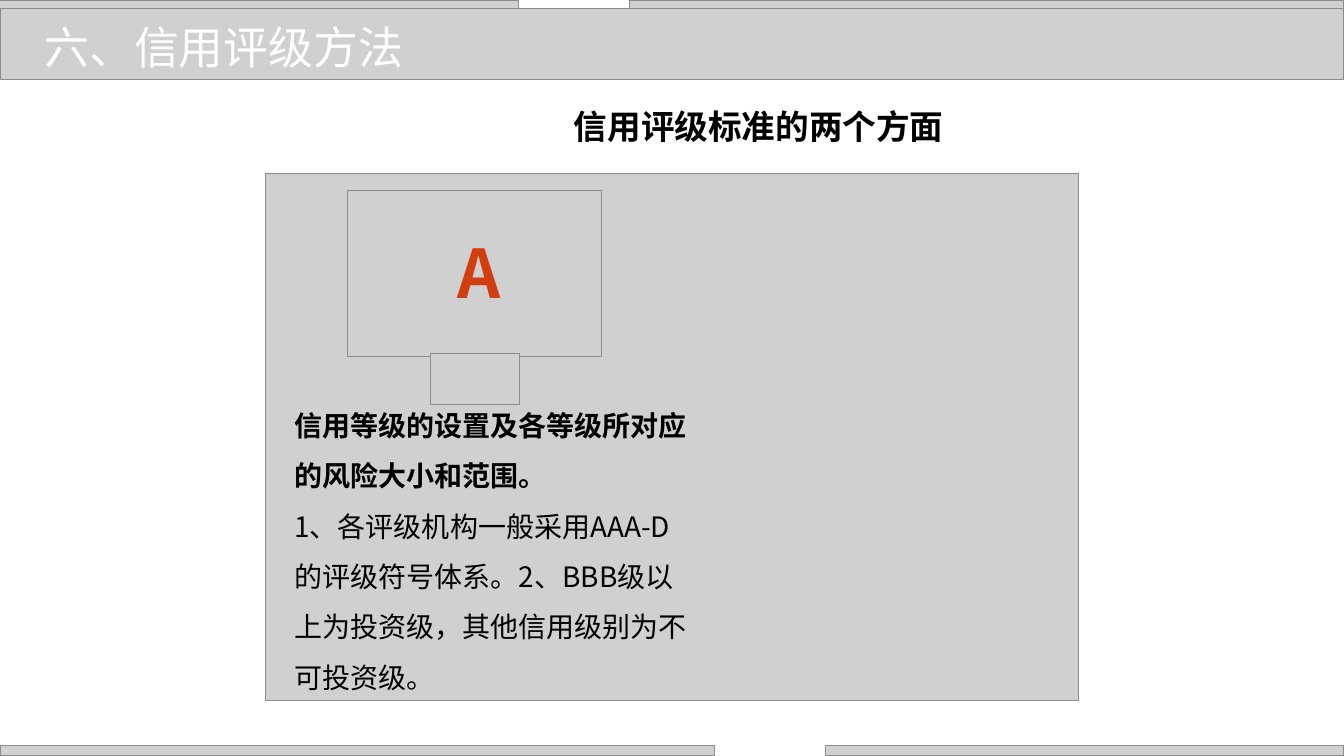
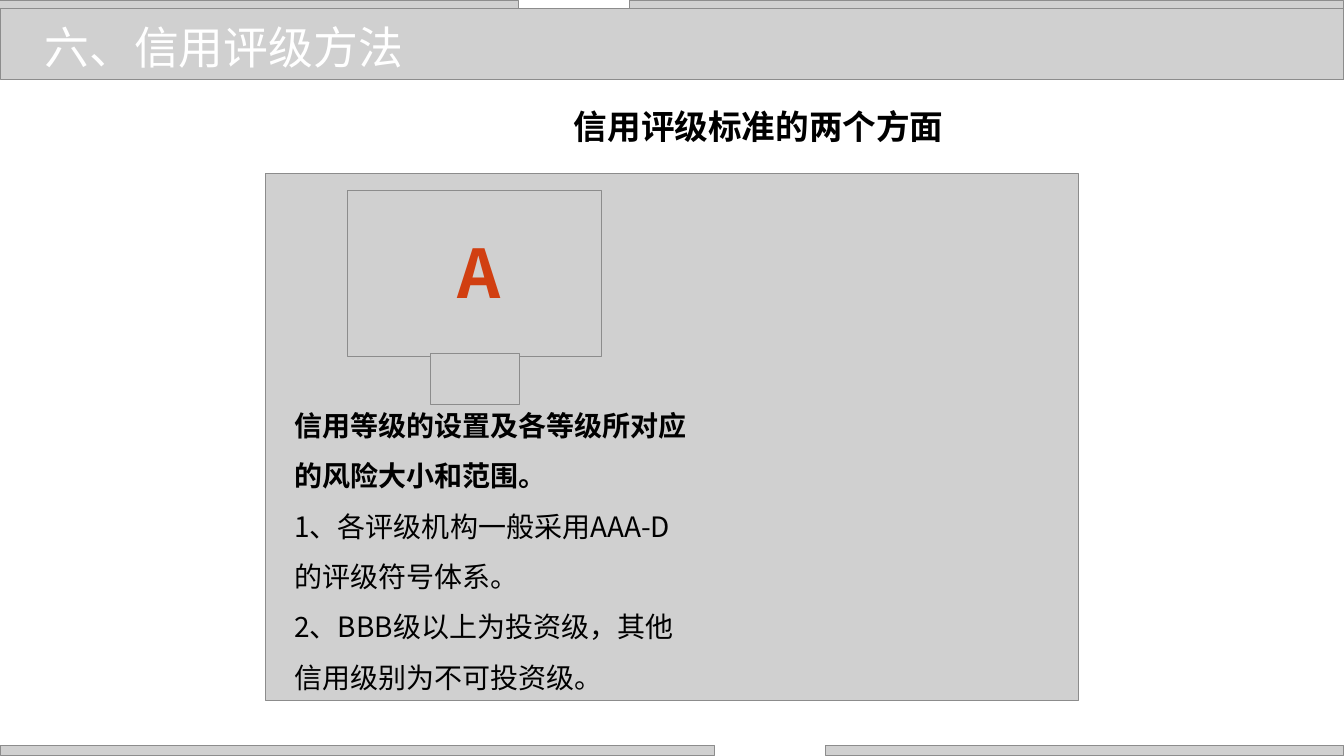
Before and after one commit to zhangjianzhang/internet_credit, a slide deck: slide 28 of files/slides/lecture_4.pptx. Drawn at 1344x756 pixels with LibreOffice and Linux fonts; fonts in the diff are those of the drawing; grey boxes stand for pictures; background and template pictures are left out. Boxes give left, top, right and bottom in pixels: in the first picture for what was removed or moved away, otherwise in the second. Text is boxed around its words. In the diff, an @@ line names an element or a change of style, - is before the commit and + after.

```diff
--- a/files/slides/lecture_4.pptx
+++ b/files/slides/lecture_4.pptx
@@ text at bbox=[294, 513, 673, 691]: text changed @@
-1、各评级机构一般采用AAA-D的评级符号体系。2、BBB级以上为投资级，其他信用级别为不可投资级。
+1、各评级机构一般采用AAA-D的评级符号体系。
+2、BBB级以上为投资级，其他信用级别为不可投资级。
```
Also in this commit, not shown: 20 other slides changed, 5 other files.
